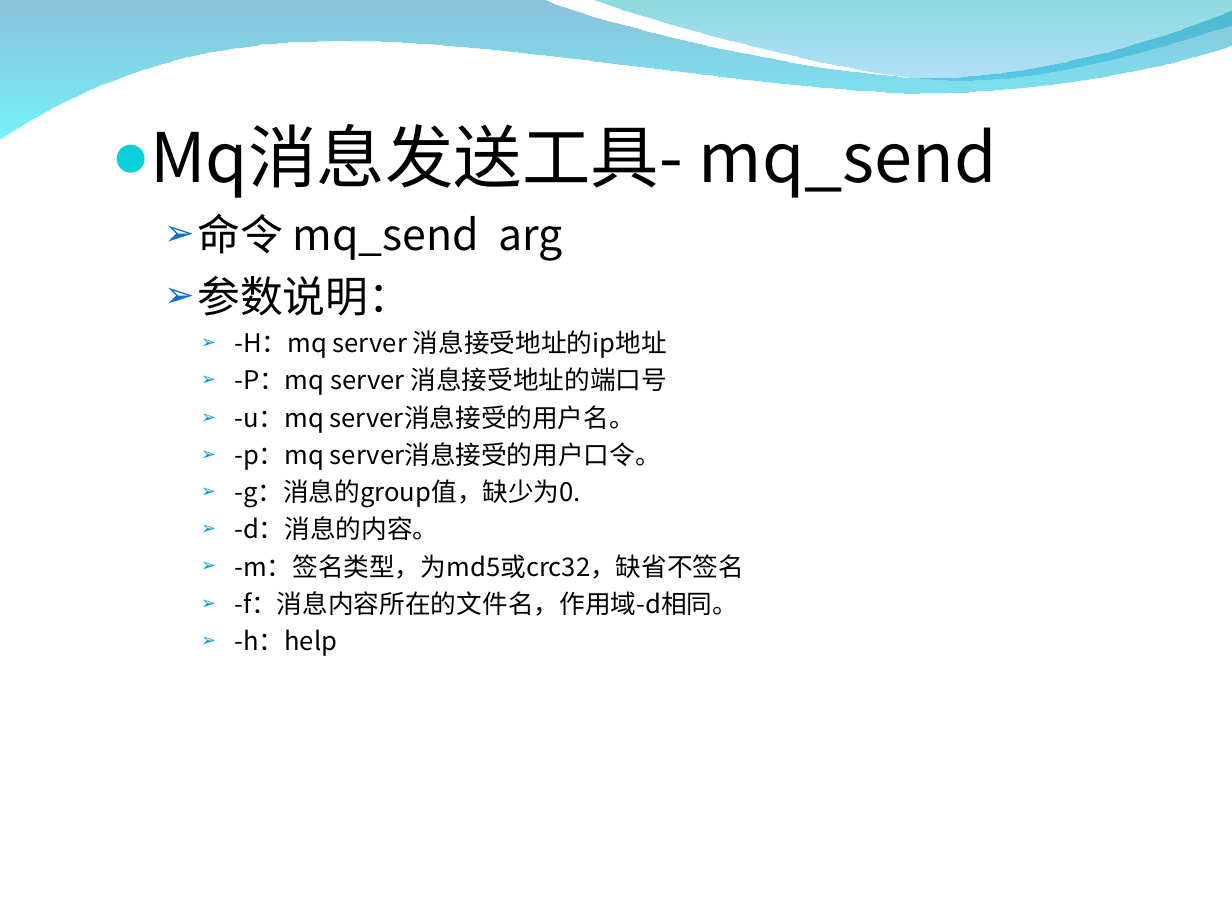
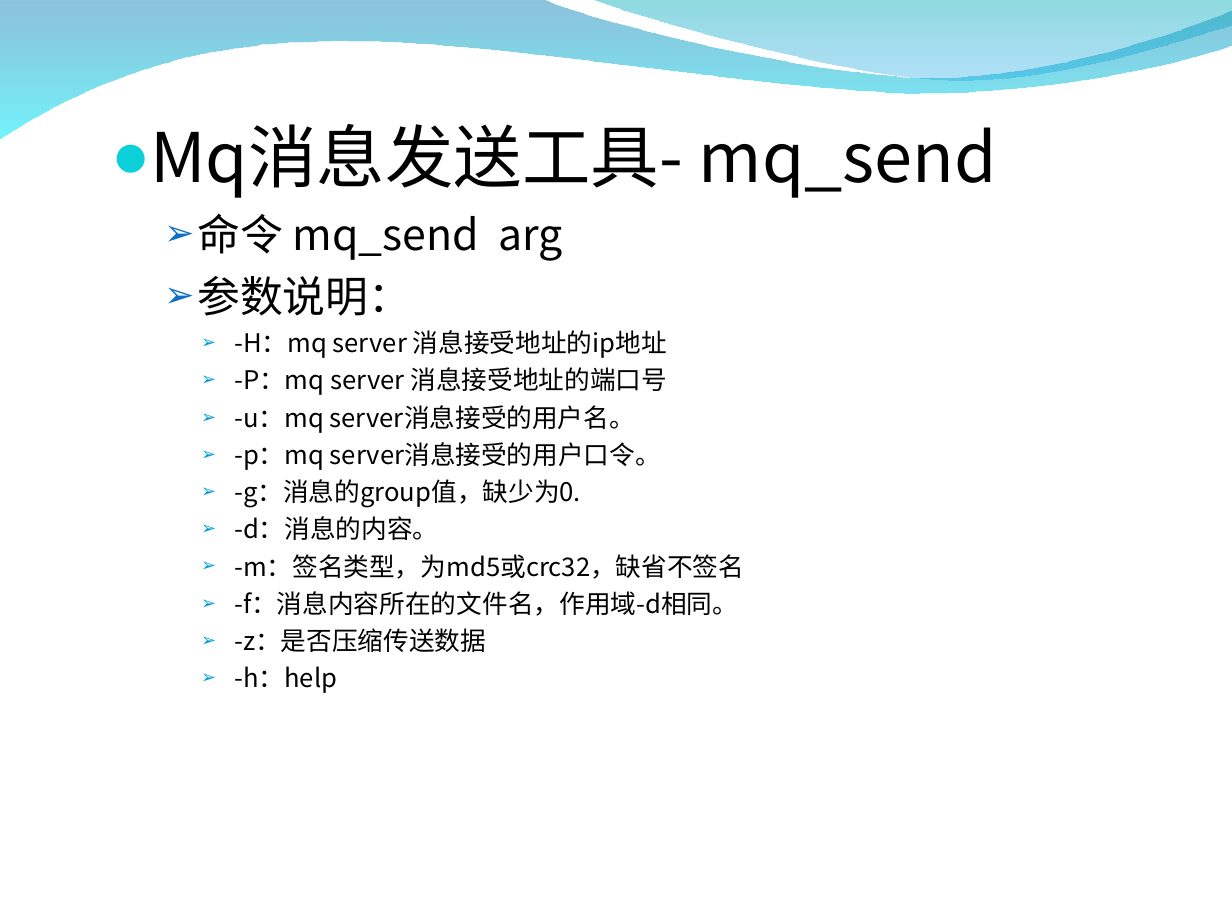
Before and after one commit to zxf1864/cwinux-mq, a slide deck: slide 30 of mq/doc/mq_introduce.ppt (slide 29 before the commit). Drawn at 1232x924 pixels with LibreOffice and Linux fonts; fonts in the diff are those of the drawing; background and template pictures are left out. Boxes give left, top, right and bottom in pixels: in the first picture for what was removed or moved away, otherwise in the second. Text is boxed around its words. In the diff, an @@ line names an element or a change of style, - is before the commit and + after.

```diff
--- a/mq/doc/mq_introduce.ppt
+++ b/mq/doc/mq_introduce.ppt
@@ text at bbox=[234, 628, 486, 652]: paragraph added @@
+    ➢ -z：是否压缩传送数据
```
Also in this commit, not shown: 13 other slides changed, 2 slides added, 1 slide removed, 1 other file.
